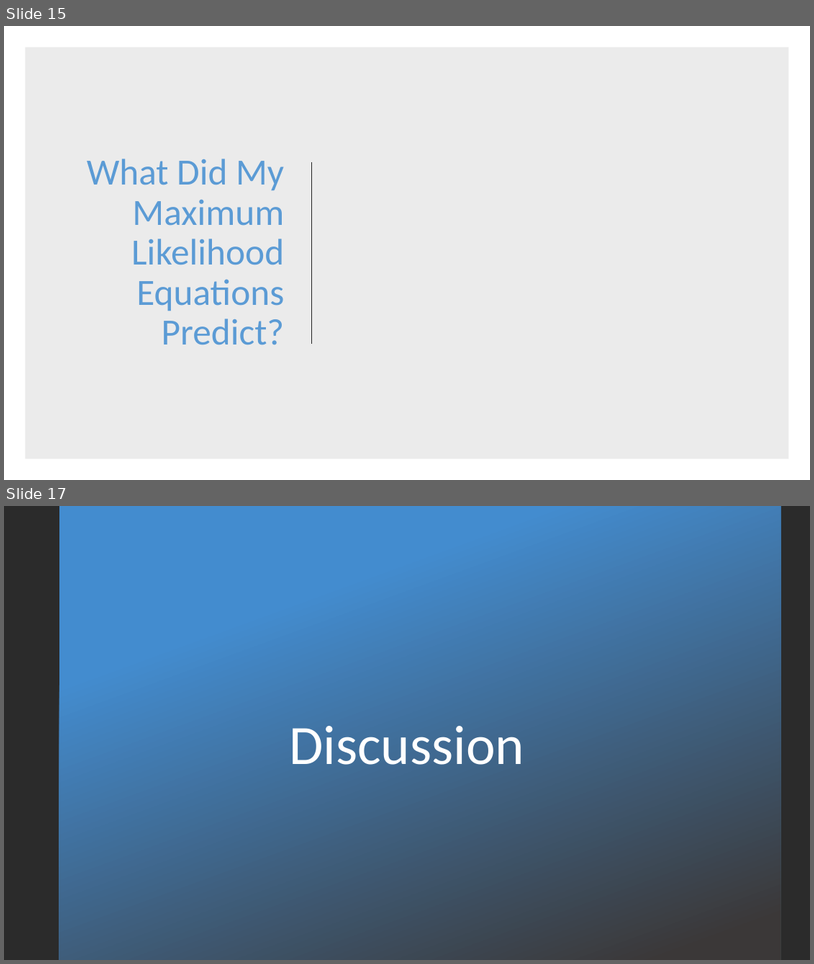
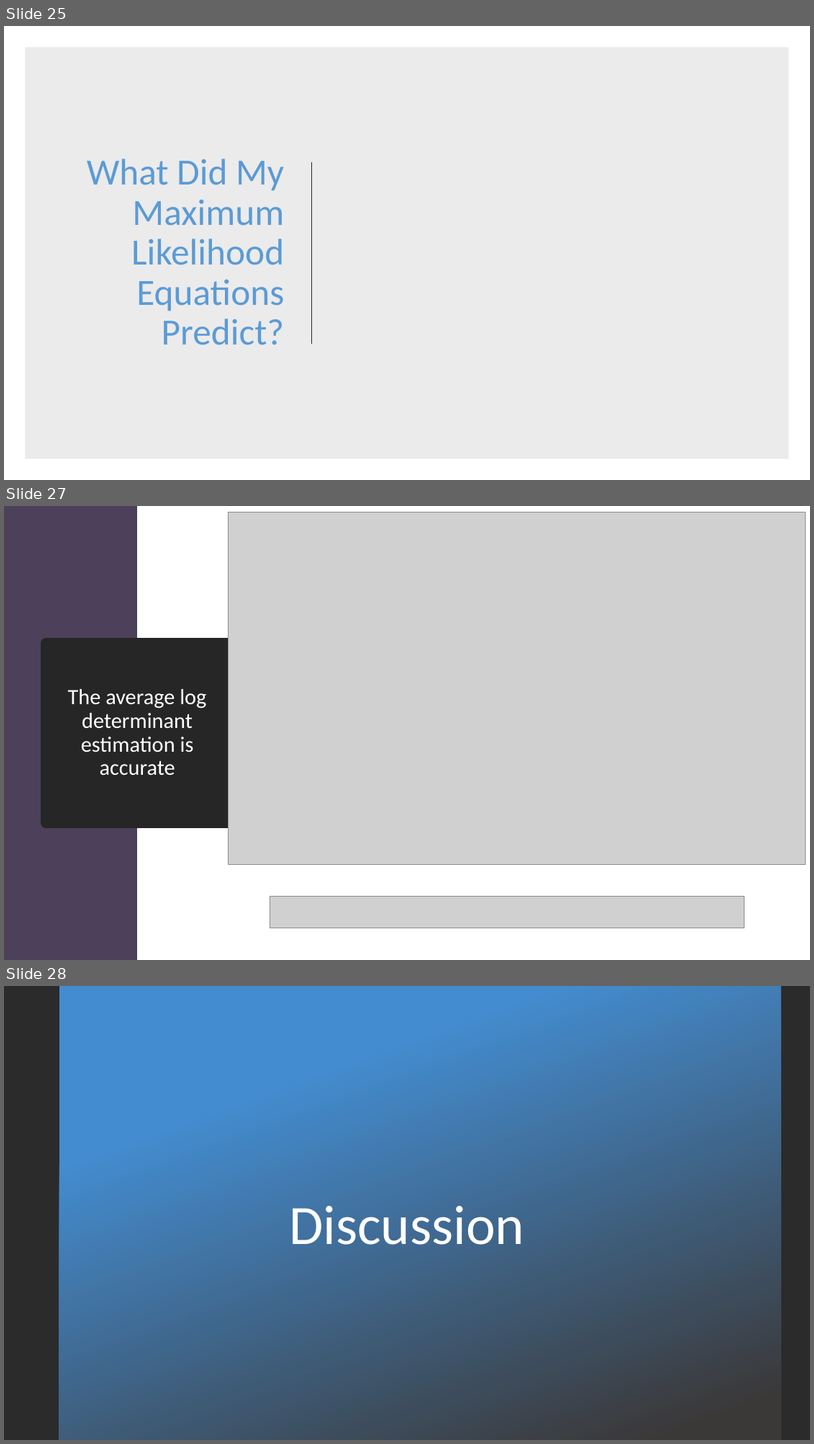
Before and after one commit to ndorilas2014/RMTProject, a slide deck: Presentation(RMT).pptx. Shown one above the other, each under a label of ours: slides 15 and 17 before the commit, slides 25, 27 and 28 after it; the slides between them are not shown. The pictures are 814x964 and 814x1444 pixels, drawn with LibreOffice and Linux fonts; fonts in the diff are those of the drawing; grey boxes stand for pictures; background and template pictures are left out; a plain dark background stands for a picture behind light text. Boxes give left, top, right and bottom in pixels: in the first picture for what was removed or moved away, otherwise in the second. Text is boxed around its words. In the diff, an @@ line names an element or a change of style, - is before the commit and + after.

```diff
--- a/Presentation(RMT).pptx
+++ b/Presentation(RMT).pptx
@@ slide 27 added at <box>4,506,810,960</box>, background #FFFFFF @@
@@ rectangle added at <box>4,506,137,960</box>, fill #4C405A @@
@@ picture added at <box>229,512,806,864</box> @@
@@ title added at <box>46,644,229,822</box>, fill #262626, outline #262626 13.75 pt, 26 pt, text #FFFFFF @@
+The average log determinant estimation is accurate
@@ picture added at <box>270,896,744,928</box> @@
@@ what was slide 15 is now slide 25 @@
@@ what was slide 17 is now slide 28 @@
```
Also in this commit, not shown: 6 slides changed, 12 other slides added, 2 slides removed, 17 other files.
